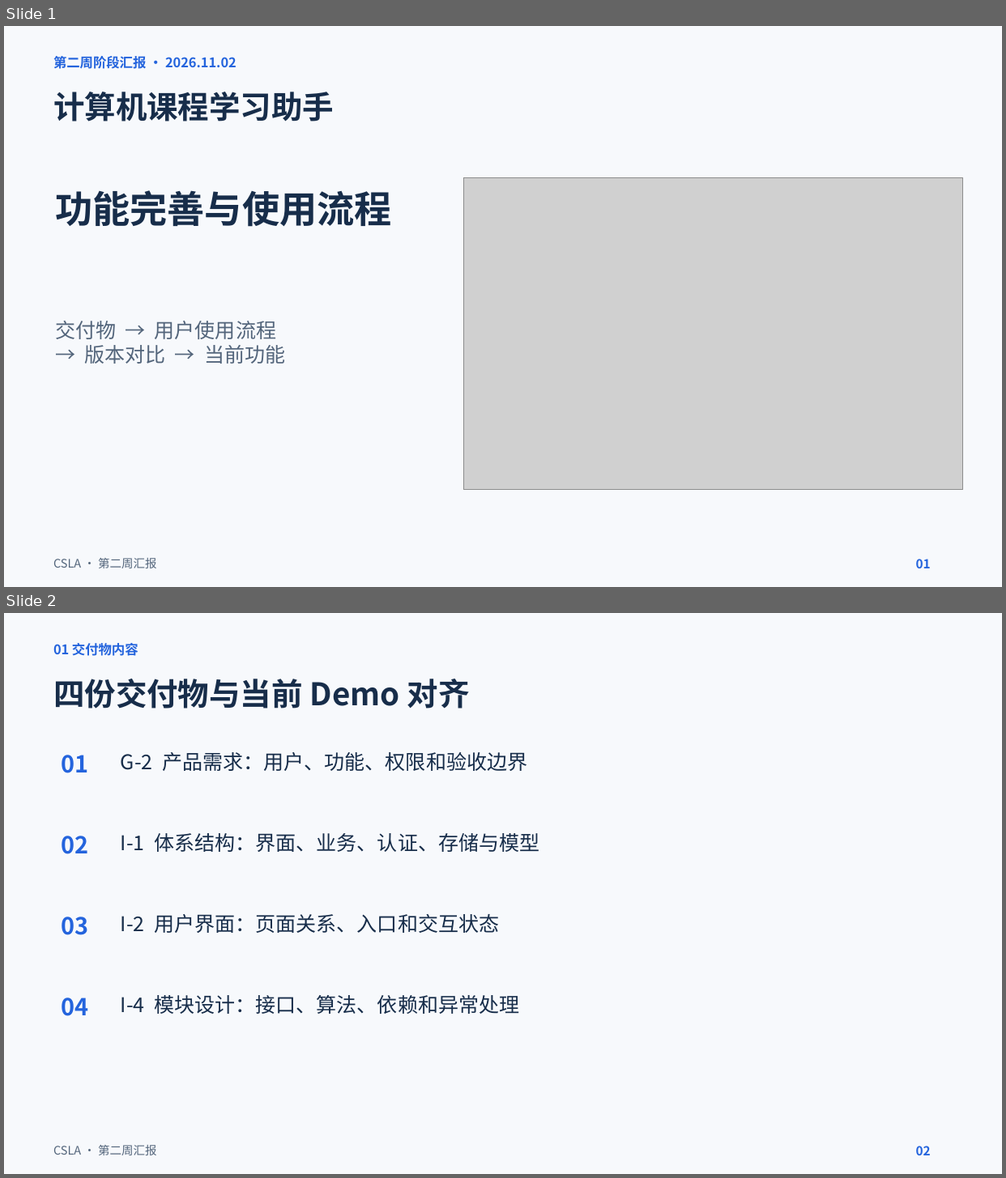
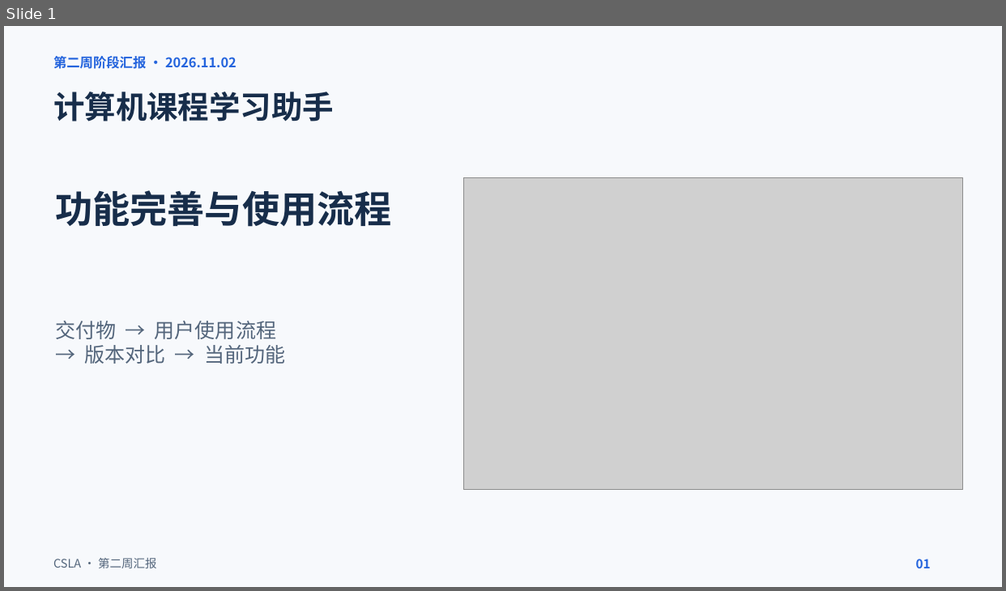
Before and after one commit to KnightofAltria/AIassistant, a slide deck: 文档/汇报内容/第二周汇报/第二周汇报.pptx. Shown one above the other, each under a label of ours: slides 1 and 2 before the commit, slide 1 after it. The pictures are 1006x1178 and 1006x591 pixels, drawn with LibreOffice and Linux fonts; fonts in the diff are those of the drawing; grey boxes stand for pictures. Boxes give left, top, right and bottom in pixels: in the first picture for what was removed or moved away, otherwise in the second. Text is boxed around its words. In the diff, an @@ line names an element or a change of style, - is before the commit and + after.

Commit message:
docs: 将Demo及全部文档纳入交付物状态表

```diff
--- a/文档/汇报内容/第二周汇报/第二周汇报.pptx
+++ b/文档/汇报内容/第二周汇报/第二周汇报.pptx
@@ slide 2 removed at [4,613,1002,1174], background #F7F9FC @@
@@ text removed at [53,643,138,656] @@
-01 交付物内容
@@ text removed at [53,679,470,709] @@
-四份交付物与当前 Demo 对齐
@@ text removed at [62,755,89,773] @@
-01
@@ text removed at [121,752,527,771] @@
-G-2 产品需求：用户、功能、权限和验收边界
@@ text removed at [62,836,89,854] @@
-02
@@ text removed at [121,833,539,852] @@
-I-1 体系结构：界面、业务、认证、存储与模型
@@ text removed at [62,917,89,935] @@
-03
@@ text removed at [121,914,499,933] @@
-I-2 用户界面：页面关系、入口和交互状态
@@ text removed at [62,998,89,1016] @@
-04
@@ text removed at [121,995,519,1014] @@
-I-4 模块设计：接口、算法、依赖和异常处理
@@ text removed at [53,1145,156,1156] @@
-CSLA · 第二周汇报
@@ text removed at [916,1146,931,1156] @@
-02
```
Also in this commit, not shown: 1 slide added.
